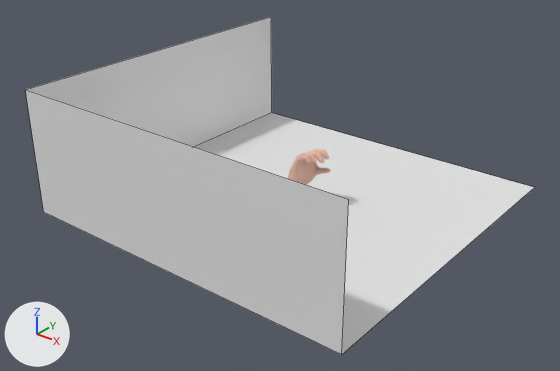
What one commit did to the OBJ model Hand Models Blender/alphabet/C.obj.
Before and after are seen from a 50 mm lens placed at (22.5, -29.2, 17.7), pointed at (0.1, -1.2, 0.3). Arrows for +X, +Y and +Z are at lower left; the lights stay in place. Mesh edges are drawn as thin lines on the coarser meshes. Where no turn or scale is listed for an object, it has been applied to the vertices.

The older version as bpy lines, for what is in view:
```python
me_plane_004 = bpy.data.meshes.new('Plane.004')
me_plane_004.from_pydata(...)  # 13290 vertices, 13244 faces, 2 loose edges; spans x -0.09..2.13, y -0.83..0.83, z -1.83..2.24
me_plane_004.materials.append(mat_material_002)  # beige #e7b7a4
me_plane_plane_006 = bpy.data.meshes.new('Plane_Plane.006')
me_plane_plane_006.from_pydata([(9.5, -9.2, -0.9), (9.5, 9.3, -0.9), (-9.0, 9.3, -0.9), (-9.0, -9.2, -0.9), (-9.0, -9.2, 5.7), (-9.0, 9.3, 5.7), (9.5, -9.2, 5.7)], [], [(0, 1, 2, 3), (2, 5, 4, 3), (3, 4, 6, 0)])
me_plane_plane_006.materials.append(mat_material_001)  # white #e7e7e7
ob_plane_004 = bpy.data.objects.new('Plane.004', me_plane_004)
ob_plane_004.location = (0.0, 0.0, 0.0)
ob_plane_plane_006 = bpy.data.objects.new('Plane_Plane.006', me_plane_plane_006)
ob_plane_plane_006.location = (0.0, 0.0, 0.0)
```
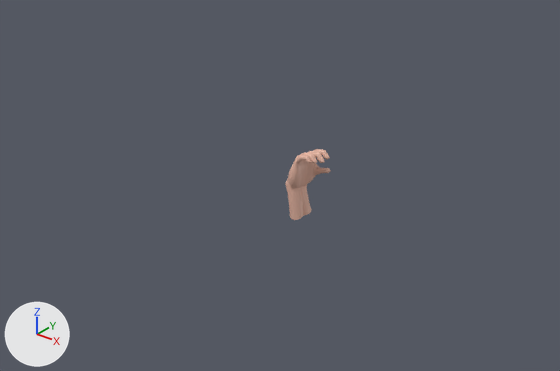
Pixel boxes [x1, y1, x2, y2] of what changed, in the pictures (560 x 371 px):
'Plane_Plane.006', deleted
    before: [25, 17, 535, 355]

Edits to the bpy script that builds the scene:
```text
Remove ob_plane_plane_006:
    ob_plane_plane_006 = bpy.data.objects.new('Plane_Plane.006', me_plane_plane_006)
    ob_plane_plane_006.location = (0.0, 0.0, 0.0)
```
